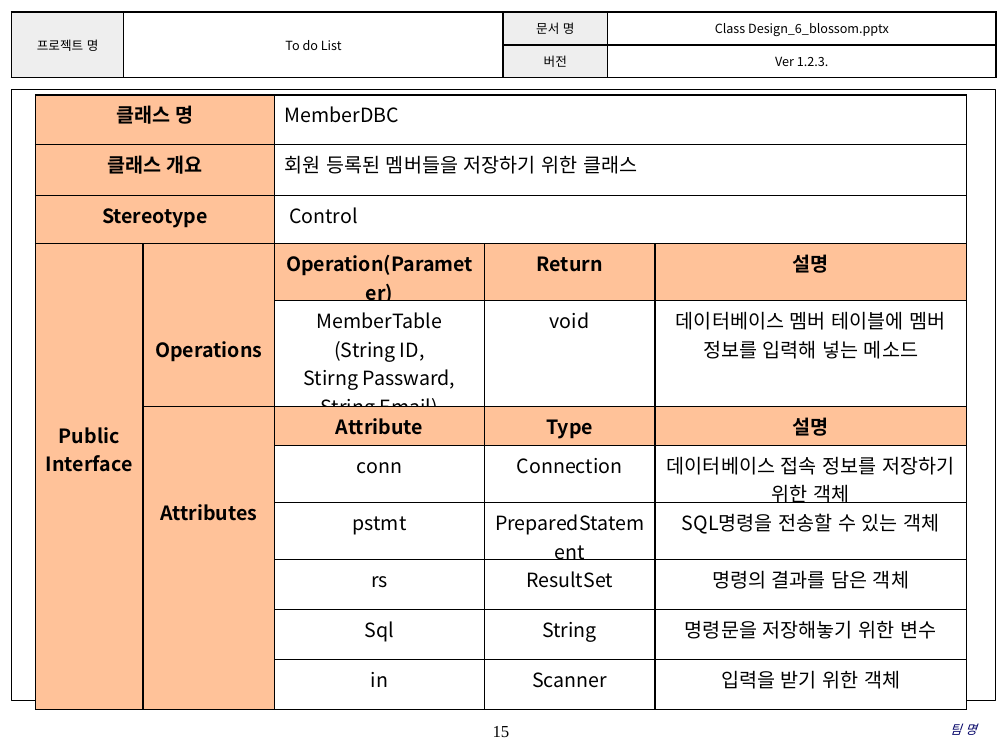
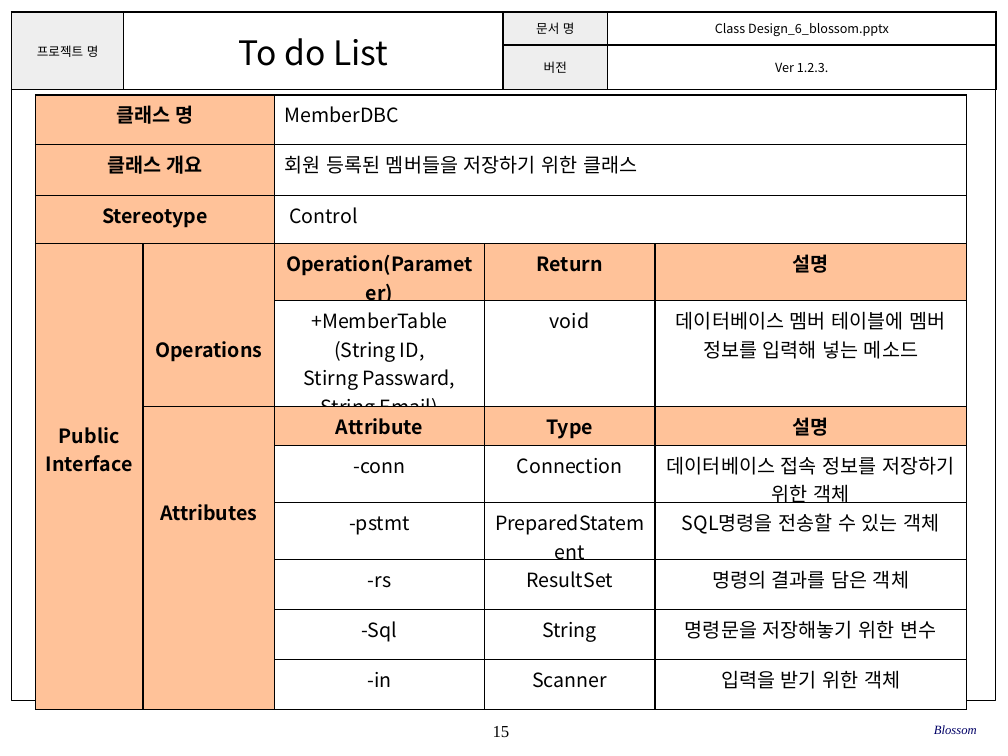
Before and after one commit to SE-admin/SE2017_6_blossom, a slide deck: slide 15 of doc/3_ 설계서/Class Design_6_blossom.pptx. Drawn at 1008x756 pixels with LibreOffice and Linux fonts; fonts in the diff are those of the drawing; background and template pictures are left out. Boxes give left, top, right and bottom in pixels: in the first picture for what was removed or moved away, otherwise in the second. Text is boxed around its words. In the diff, an @@ line names an element or a change of style, - is before the commit and + after.

```diff
--- a/doc/3_ 설계서/Class Design_6_blossom.pptx
+++ b/doc/3_ 설계서/Class Design_6_blossom.pptx
@@ table at (11,12,996,78) @@
@@ size 9 to 24 pt in "To do List" @@
@@ table at (35,95,967,693) @@
-row 5, column 3: MemberTable / (String ID, / Stirng Passward, / String Email)
+row 5, column 3: +MemberTable / (String ID, / Stirng Passward, / String Email)
-row 7, column 3: conn
+row 7, column 3: -conn
-row 8, column 3: pstmt
+row 8, column 3: -pstmt
-row 9, column 3: rs
+row 9, column 3: -rs
-row 10, column 3: Sql
+row 10, column 3: -Sql
-row 11, column 3: in
+row 11, column 3: -in
@@ text at (934,725,977,734): text changed @@
-팀 명
+Blossom
```
Also in this commit, not shown: 23 other slides changed.
